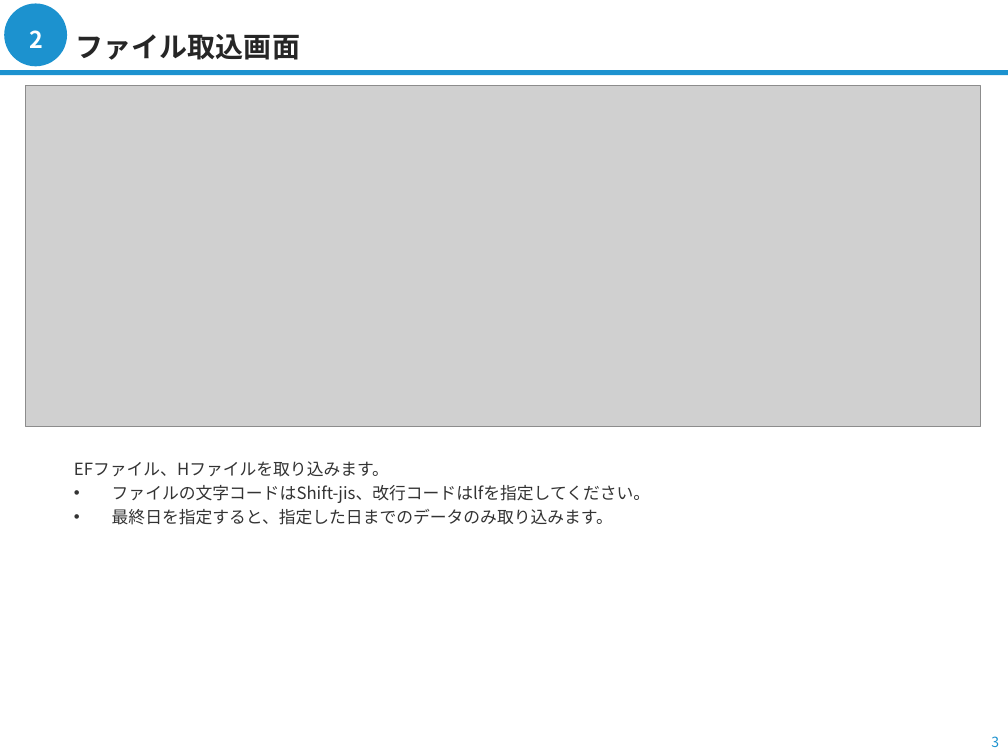
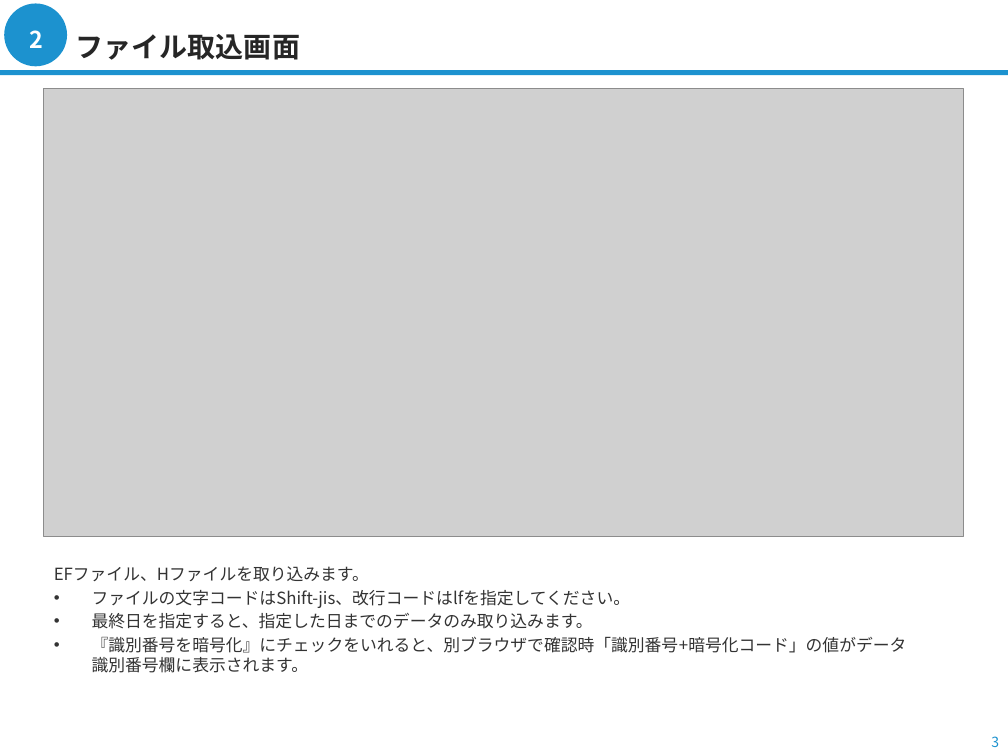
Before and after one commit to argana-tech/nursingneed, a slide deck: slide 3 of docs/画面説明書.pptx. Drawn at 1008x756 pixels with LibreOffice and Linux fonts; fonts in the diff are those of the drawing; grey boxes stand for pictures; background and template pictures are left out. Boxes give left, top, right and bottom in pixels: in the first picture for what was removed or moved away, otherwise in the second. Text is boxed around its words. In the diff, an @@ line names an element or a change of style, - is before the commit and + after.

```diff
--- a/docs/画面説明書.pptx
+++ b/docs/画面説明書.pptx
@@ picture: place and size @@
-picture at [26,86,981,426]
+picture at [43,89,963,537]
@@ text "EFファイル、Hファイルを取り込みます。": place and size @@
-text "EFファイル、Hファイルを取り込みます。" at [74,461,651,525]
+text "EFファイル、Hファイルを取り込みます。" at [54,566,907,673]
@@ text at [92,636,907,673]: paragraph added @@
+• 『識別番号を暗号化』にチェックをいれると、別ブラウザで確認時「識別番号+暗号化コード」の値がデータ識別番号欄に表示されます。
```
Also in this commit, not shown: 3 other slides changed, 2 other files.
